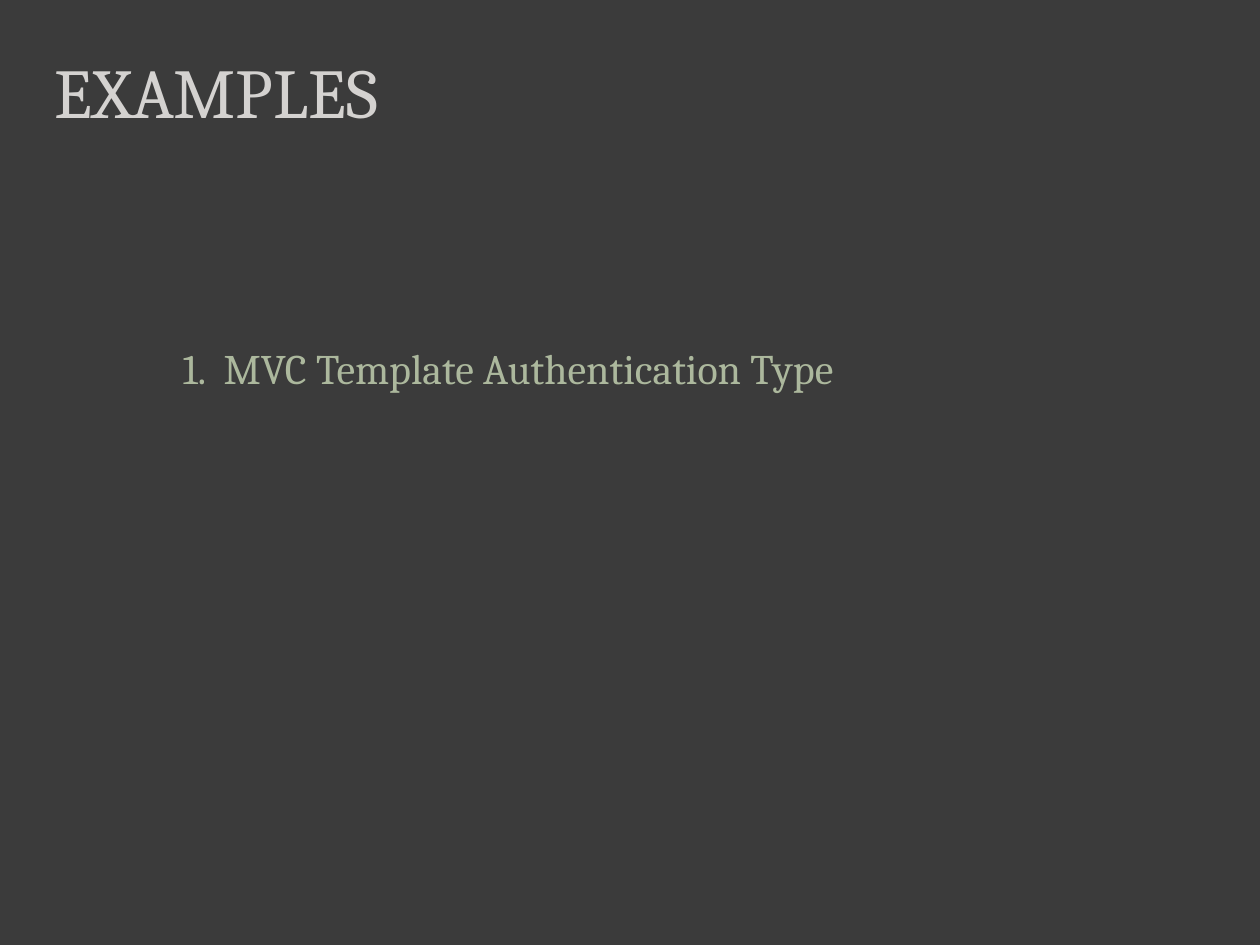
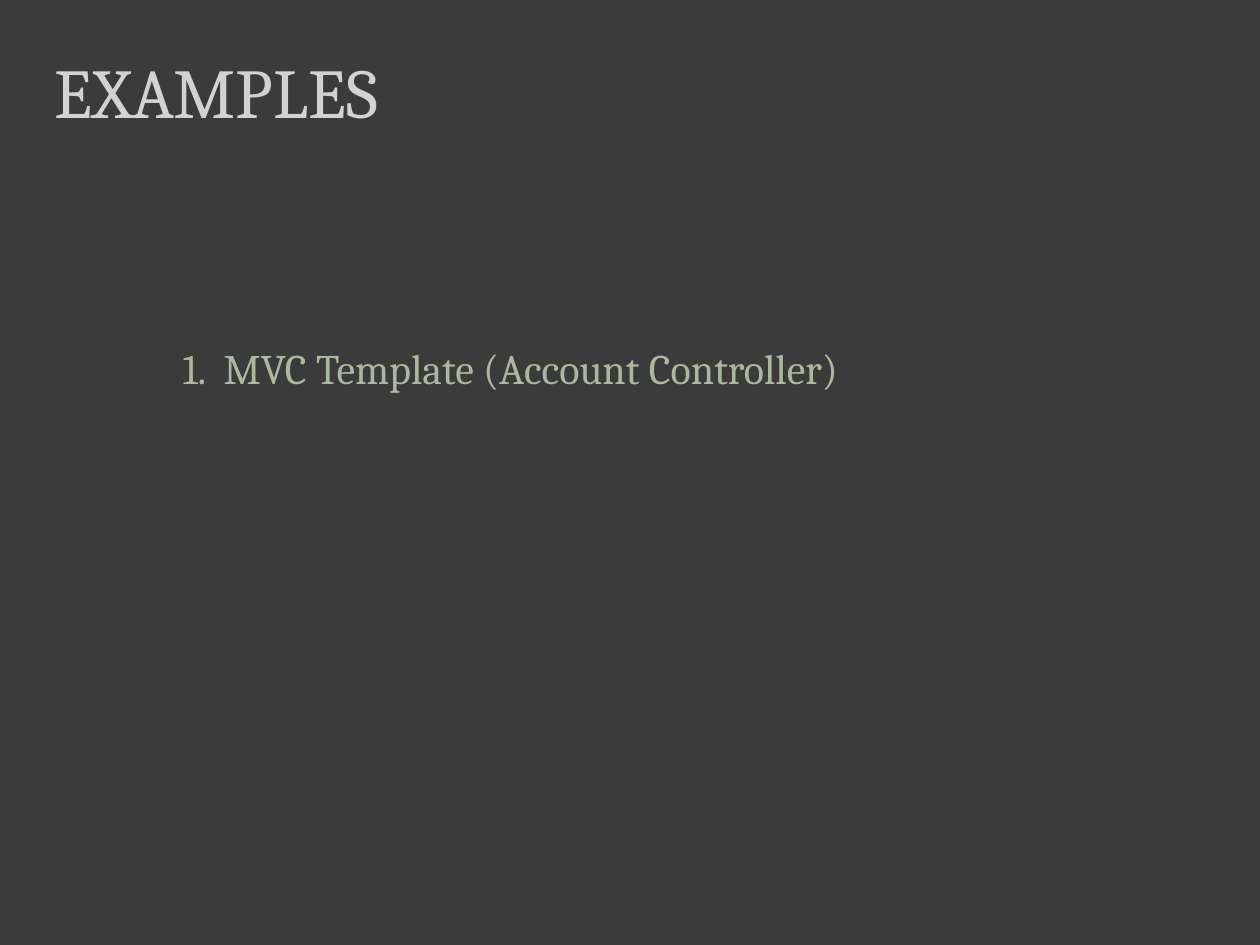
Before and after one commit to dmohl/FSharpPresentationExamples, a slide deck: slide 20 of 5 Best Practices for F# Development.pptx. Drawn at 1260x945 pixels with LibreOffice and Linux fonts; fonts in the diff are those of the drawing. Boxes give left, top, right and bottom in pixels: in the first picture for what was removed or moved away, otherwise in the second. Text is boxed around its words. In the diff, an @@ line names an element or a change of style, - is before the commit and + after.

```diff
--- a/5 Best Practices for F# Development.pptx
+++ b/5 Best Practices for F# Development.pptx
@@ text at [183,354,838,393]: text changed @@
-1. MVC Template Authentication Type
+1. MVC Template (Account Controller)
```
Also in this commit, not shown: 1 other slide changed, 56 other files.
